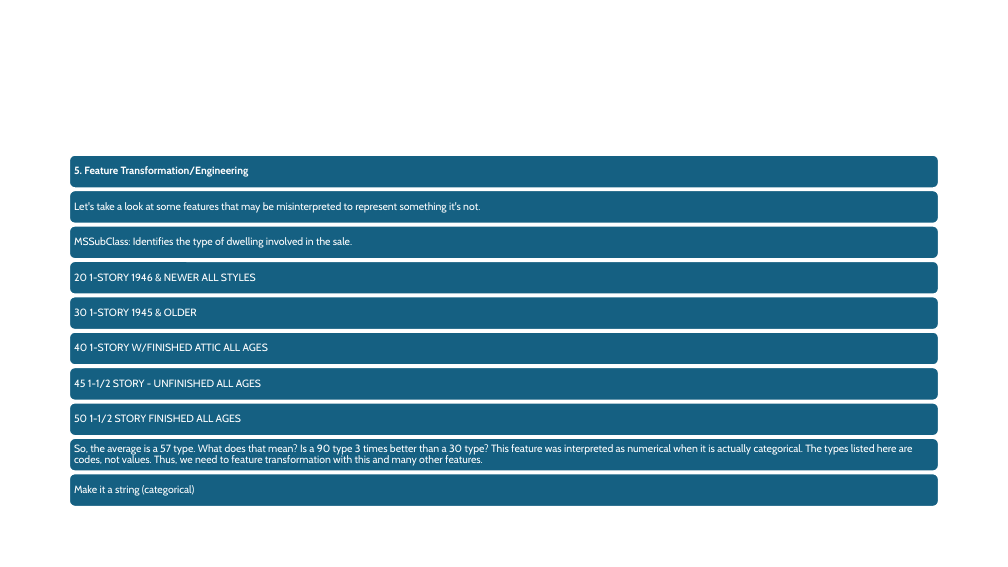
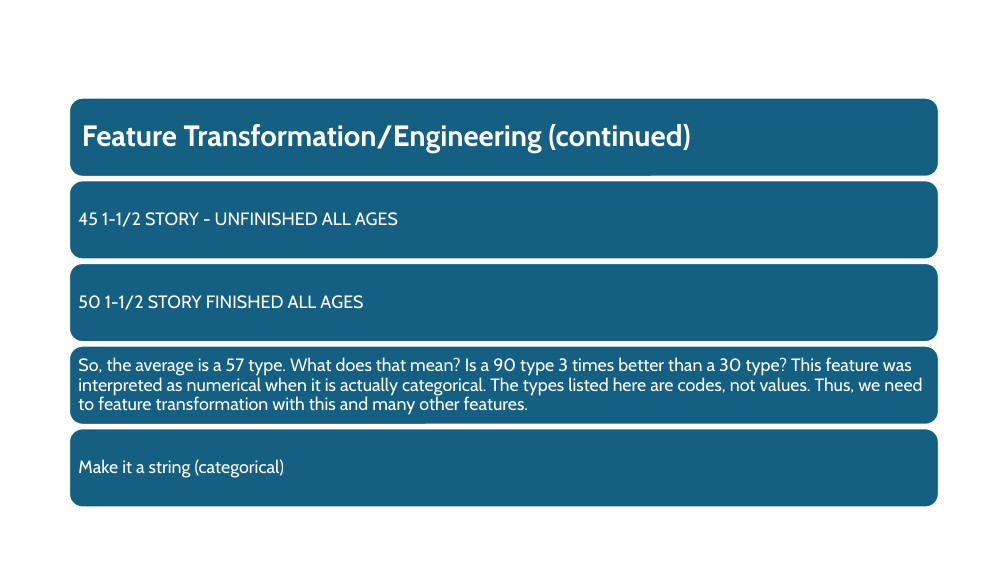
Before and after one commit to AnsarMuhammadAt10Pearls/Intro_To_AI_Course, a slide deck: slide 13 of _week4_Kaggle Dataset-predicting house prices.pptx (slide 12 before the commit). Drawn at 1008x567 pixels with LibreOffice and Linux fonts; fonts in the diff are those of the drawing. Boxes give left, top, right and bottom in pixels: in the first picture for what was removed or moved away, otherwise in the second. Text is boxed around its words. In the diff, an @@ line names an element or a change of style, - is before the commit and + after.

Commit message:
updated version

```diff
--- a/_week4_Kaggle Dataset-predicting house prices.pptx
+++ b/_week4_Kaggle Dataset-predicting house prices.pptx
@@ rounded rectangle: place and size @@
-rounded rectangle at (70, 155, 939, 188)
+rounded rectangle at (70, 98, 939, 177)
@@ text at (82, 124, 690, 153): text changed; size 10 to 28 pt @@
-5. Feature Transformation/Engineering
+Feature Transformation/Engineering (continued)
@@ rounded rectangle: place and size @@
-rounded rectangle at (70, 191, 939, 224)
+rounded rectangle at (70, 181, 939, 259)
@@ size 10 to 17 pt; more space between paragraphs in 4 elements at (78, 459, 285, 478), (78, 357, 922, 415), (78, 295, 363, 310), (78, 212, 398, 227) @@
@@ text "45 1-1/2 STORY - UNFINISHED ...": place and size @@
-text "45 1-1/2 STORY - UNFINISHED ..." at (74, 379, 261, 388)
+text "45 1-1/2 STORY - UNFINISHED ..." at (78, 212, 398, 227)
@@ rounded rectangle: place and size @@
-rounded rectangle at (70, 296, 939, 330)
+rounded rectangle at (70, 263, 939, 342)
@@ text "50 1-1/2 STORY FINISHED ALL ...": place and size @@
-text "50 1-1/2 STORY FINISHED ALL ..." at (74, 414, 241, 423)
+text "50 1-1/2 STORY FINISHED ALL ..." at (78, 295, 363, 310)
@@ rounded rectangle: place and size @@
-rounded rectangle at (70, 368, 939, 401)
+rounded rectangle at (70, 346, 939, 425)
@@ text "So, the average is a ...": place and size @@
-text "So, the average is a ..." at (74, 444, 913, 466)
+text "So, the average is a ..." at (78, 357, 922, 415)
@@ rounded rectangle: place and size @@
-rounded rectangle at (70, 439, 939, 472)
+rounded rectangle at (70, 429, 939, 507)
@@ text "Make it a string (categorical)": place and size @@
-text "Make it a string (categorical)" at (74, 485, 194, 496)
+text "Make it a string (categorical)" at (78, 459, 285, 478)
@@ group removed at (70, 202, 939, 507): 5 texts, 5 rounded rectangles @@
-Let's take a look at some features that may be misinterpreted to represent something it's not.
-MSSubClass: Identifies the type of dwelling involved in the sale.
-20 1-STORY 1946 & NEWER ALL STYLES
-30 1-STORY 1945 & OLDER
-40 1-STORY W/FINISHED ATTIC ALL AGES
```
Also in this commit, not shown: 8 other slides changed, 3 slides added, 2 slides removed.
